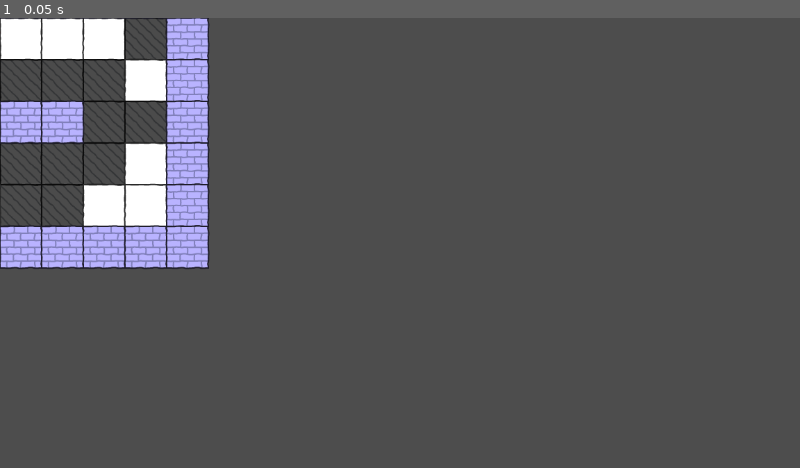
Above: before the commit, frame 1.
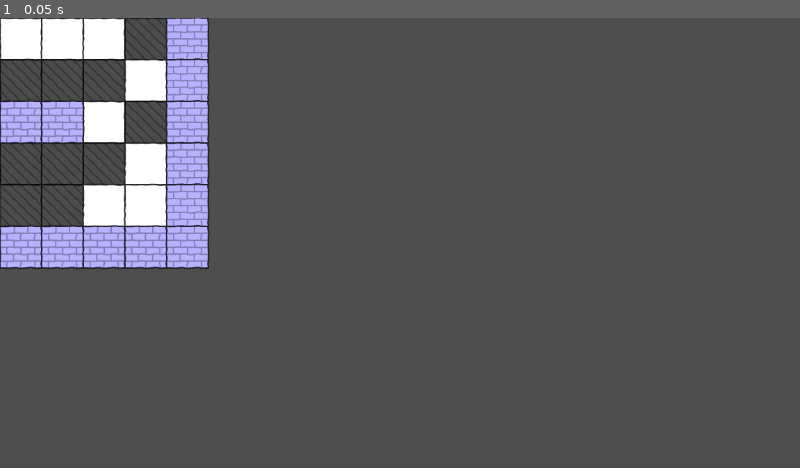
Above: after the commit, the same moment.

Repository: 494311870/jam-mask
Game: Godot game, scene res://content/levels/level_08.tscn
Two runs of this game, one before a commit and one after it. Both use one fixed random seed, a clock stepped at 60 frames per second and the inputs below. This scene is started directly instead of the project's main scene.
Inputs:
- Up to frame 1 (0.05 s): no input

The runs differ from the first frame. In frame 1, 0.5% of the frame differs, in the area x 10-16%, y 18-28%.

Commit message:
调整关卡

Diff:
--- a/content/levels/level_06.tscn
+++ b/content/levels/level_06.tscn
@@ -3,13 +3,13 @@
 [ext_resource type="TileSet" uid="uid://fw5n5hbuwk1v" path="res://tiles/tile_set.tres" id="1_cbbig"]
 [ext_resource type="Script" uid="uid://dh4gv4bsne1jd" path="res://content/levels/level.gd" id="1_yacxf"]
 [ext_resource type="Script" uid="uid://db7fwlv2k6w8f" path="res://scripts/selector_shape.gd" id="2_6p674"]
-[ext_resource type="Resource" uid="uid://bih0vi7onmfic" path="res://content/shapes/shape_1x3.tres" id="3_i4wn2"]
+[ext_resource type="Resource" uid="uid://d3k4unb65eofl" path="res://content/shapes/shape_1x2.tres" id="3_ej8fn"]
 [ext_resource type="Resource" uid="uid://bi15venucpcxh" path="res://content/shapes/shape_5x1.tres" id="4_i4wn2"]
 
 [node name="Level" type="Node2D"]
 script = ExtResource("1_yacxf")
-available_shapes = Array[ExtResource("2_6p674")]([ExtResource("3_i4wn2"), ExtResource("4_i4wn2")])
-level_hint = "取景器之间不可以重叠放置"
+available_shapes = Array[ExtResource("2_6p674")]([ExtResource("3_ej8fn"), ExtResource("4_i4wn2")])
+level_hint = "取景器不可以重叠放置"
 
 [node name="Fixed" type="TileMapLayer" parent="."]
 tile_map_data = PackedByteArray("AAD+////AQABAAAAAAD/////AQABAAAAAAAAAP//AQABAAAAAAABAP//AQABAAAAAAACAP//AQABAAAAAAD+/w …(304 unchanged characters)…
@@ -21,7 +21,7 @@
 
 [node name="Mask" type="TileMapLayer" parent="."]
 visible = false
-tile_map_data = PackedByteArray("AAAKAAIAAQACAAAAAAAKAAMAAQAAAAAAAAAKAAQAAQAAAAAAAAAHAAAAAQAAAAAAAAAIAAAAAQAAAAAAAAAJAAAAAQAAAAAAAAAKAAAAAQAAAAAAAAALAAAAAQACAAAAAAA=")
+tile_map_data = PackedByteArray("AAADAAIAAQAAAAAAAAADAAMAAQAAAAAAAAAFAAAAAQAAAAAAAAAGAAAAAQAAAAAAAAAHAAAAAQAAAAAAAAAIAAAAAQAAAAAAAAAJAAAAAQACAAAAAAA=")
 tile_set = ExtResource("1_cbbig")
 
 [node name="Elements" type="TileMapLayer" parent="."]
--- a/content/levels/level_08.tscn
+++ b/content/levels/level_08.tscn
@@ -3,15 +3,15 @@
 [ext_resource type="Script" uid="uid://dh4gv4bsne1jd" path="res://content/levels/level.gd" id="1_1o2lw"]
 [ext_resource type="Script" uid="uid://db7fwlv2k6w8f" path="res://scripts/selector_shape.gd" id="2_4huct"]
 [ext_resource type="Resource" uid="uid://ct05nm2fjmbg3" path="res://content/shapes/shape_2x2.tres" id="3_1o2lw"]
-[ext_resource type="Resource" uid="uid://g4e8xnssu68g" path="res://content/shapes/shape_2x2_L.tres" id="4_4huct"]
+[ext_resource type="Resource" uid="uid://cu25m6p7y43xb" path="res://content/shapes/shape_2x2_124.tres" id="4_0ckfn"]
 [ext_resource type="TileSet" uid="uid://fw5n5hbuwk1v" path="res://tiles/tile_set.tres" id="5_wiolw"]
 
 [node name="Level" type="Node2D"]
 script = ExtResource("1_1o2lw")
-available_shapes = Array[ExtResource("2_4huct")]([ExtResource("3_1o2lw"), ExtResource("4_4huct")])
+available_shapes = Array[ExtResource("2_4huct")]([ExtResource("3_1o2lw"), ExtResource("4_0ckfn")])
 
 [node name="Terrain" type="TileMapLayer" parent="."]
-tile_map_data = PackedByteArray("AAD//wEAAQACAAAAAAACAAAAAQA …(147 unchanged characters)… AAAAAAAAMAAQACAAAAAAACAAMAAQACAAAAAAACAAIAAQACAAAAAAACAAEAAQACAAAAAAABAAMAAQACAAAAAAD//wAAAQAAAAAAAAD//wQAAQAAAAAAAAAAAAAAAQAAAAAAAAAAAAEAAQACAAAAAAABAAAAAQAAAAAAAAABAAEAAQACAAAAAAA=")
+tile_map_data = PackedByteArray("AAD//wEAAQACAAAAAAACAAAAAQA …(147 unchanged characters)… AAAAAAAAMAAQACAAAAAAACAAMAAQACAAAAAAACAAEAAQACAAAAAAABAAMAAQACAAAAAAD//wAAAQAAAAAAAAD//wQAAQAAAAAAAAAAAAAAAQAAAAAAAAAAAAEAAQACAAAAAAABAAAAAQAAAAAAAAABAAEAAQACAAAAAAACAAIAAQAAAAAAAAA=")
 tile_set = ExtResource("5_wiolw")
 
 [node name="Mask" type="TileMapLayer" parent="."]
--- a/content/levels/level_09.tscn
+++ b/content/levels/level_09.tscn
@@ -8,7 +8,7 @@
 [node name="Level" type="Node2D"]
 script = ExtResource("1_1o2lw")
 available_shapes = Array[ExtResource("2_4huct")]([ExtResource("3_pd33g"), ExtResource("3_pd33g")])
-level_hint = "取景器选中地形后，可以稍后再放置"
+level_hint = "取景器选取地形后，可以稍后再放置"
 
 [node name="Terrain" type="TileMapLayer" parent="."]
 tile_map_data = PackedByteArray("AAABAAMAAQACAAAAAAABAAQAAQAAAAAAAAABAAEAAQAAAAAAAAABAAAAAQACAAAAAAABAAIAAQAAAAAAAAAAAAAAAQAAAAAAAAA=")
--- /dev/null
+++ b/content/shapes/shape_2x2_124.tres
@@ -0,0 +1,8 @@
+[gd_resource type="Resource" script_class="SelectorShape" load_steps=2 format=3 uid="uid://cu25m6p7y43xb"]
+
+[ext_resource type="Script" uid="uid://db7fwlv2k6w8f" path="res://scripts/selector_shape.gd" id="1_qto1o"]
+
+[resource]
+script = ExtResource("1_qto1o")
+shape_name = "I-Shape"
+cells = Array[Vector2i]([Vector2i(0, 0), Vector2i(1, 0), Vector2i(1, 1)])
